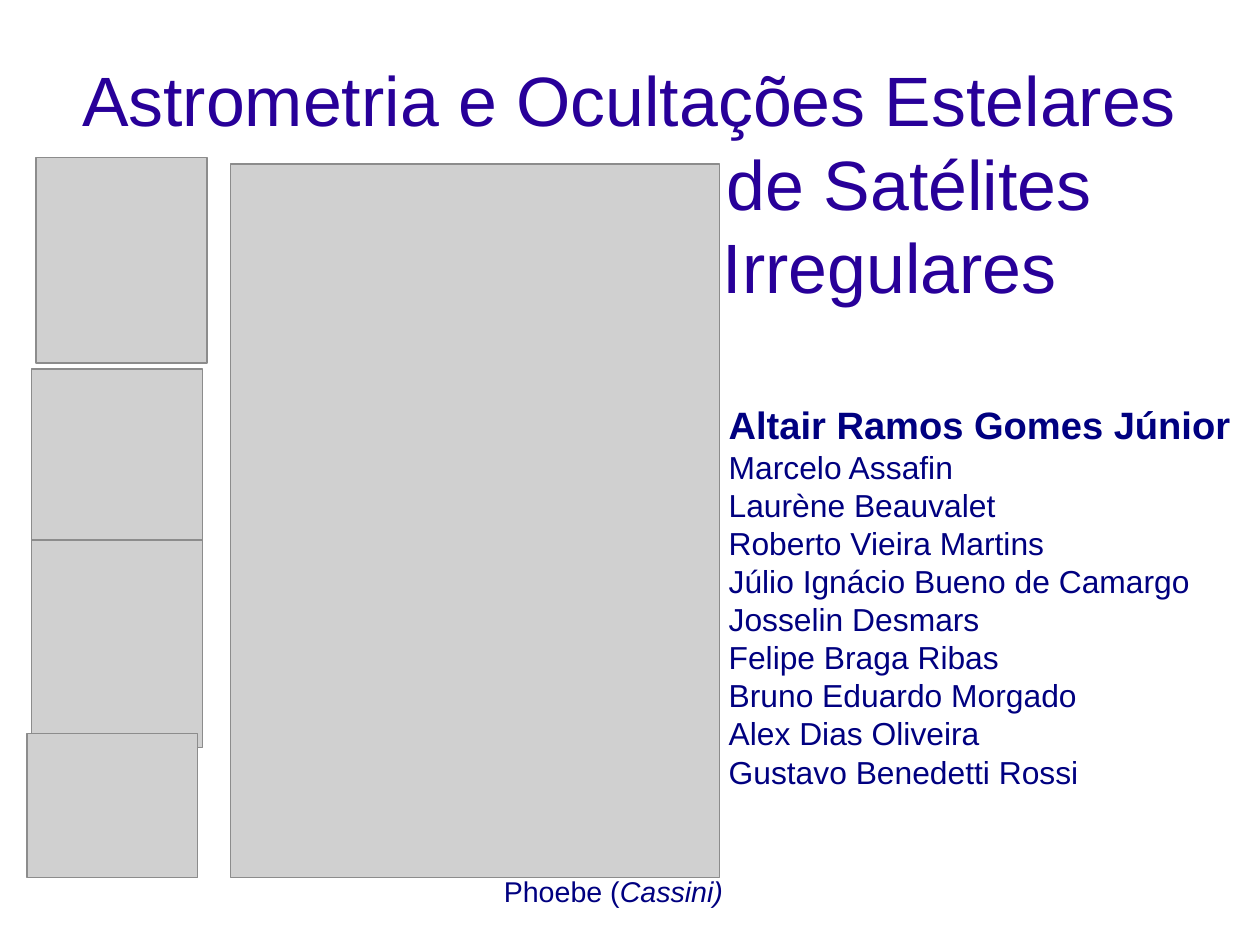
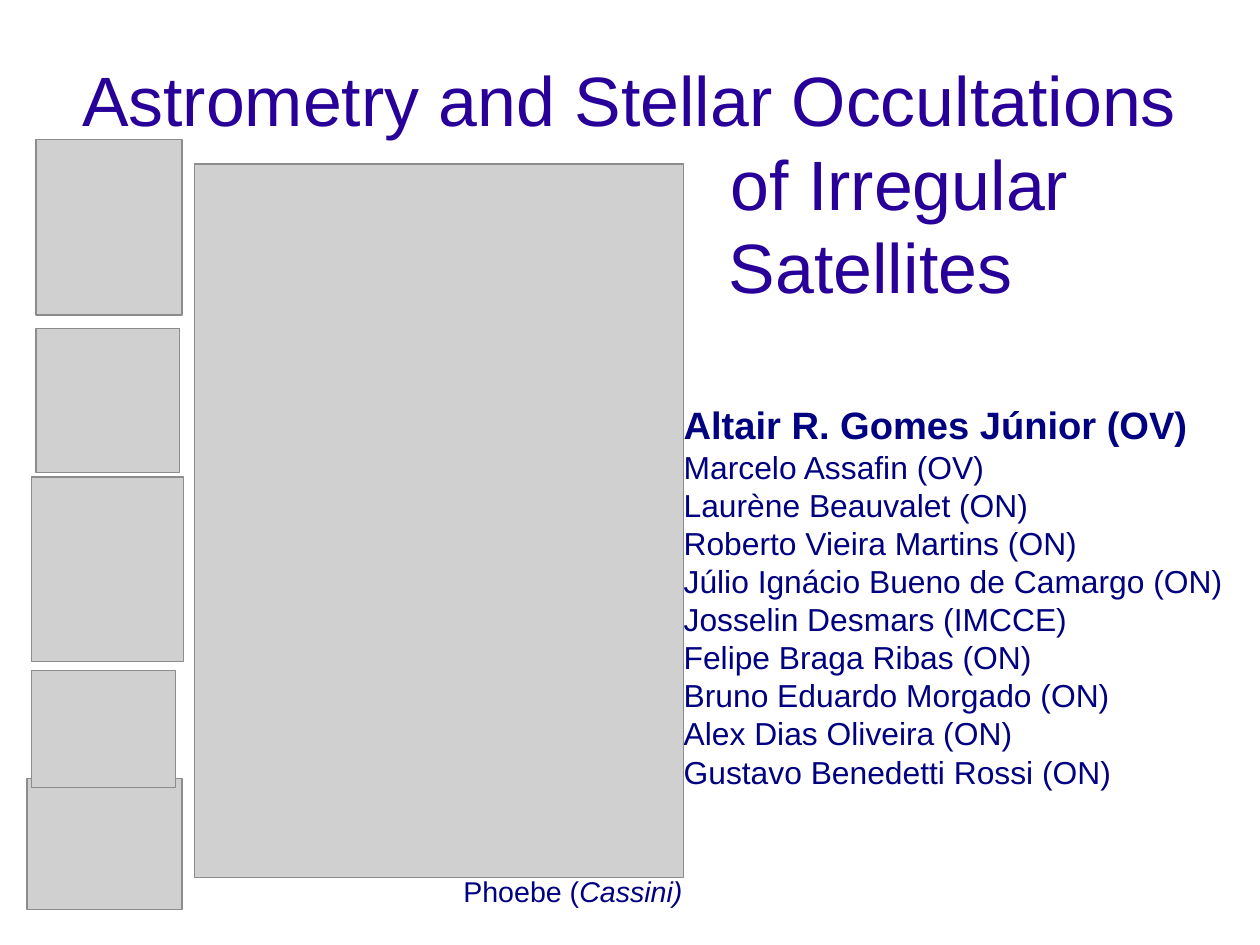
Before and after one commit to altairgomes/Latex, a slide deck: slide 1 of Poster-Apresentação/Taller2015-Altair.odp. Drawn at 1260x945 pixels with LibreOffice and Linux fonts; fonts in the diff are those of the drawing; grey boxes stand for pictures; background and template pictures are left out. Boxes give left, top, right and bottom in pixels: in the first picture for what was removed or moved away, otherwise in the second. Text is boxed around its words. In the diff, an @@ line names an element or a change of style, - is before the commit and + after.

```diff
--- a/Poster-Apresentação/Taller2015-Altair.odp
+++ b/Poster-Apresentação/Taller2015-Altair.odp
@@ title at (82,75,1176,294): text changed @@
-Astrometria e Ocultações Estelares
-de Satélites
-Irregulares
+Astrometry and Stellar Occultations
+of Irregular
+Satellites
@@ picture: place and size @@
-picture at (37,158,208,364)
+picture at (37,139,183,316)
@@ picture: place and size @@
-picture at (230,164,720,877)
+picture at (194,164,685,877)
@@ picture: place and size @@
-picture at (32,369,204,541)
+picture at (35,328,180,472)
@@ text at (684,411,1222,789): text changed @@
-Altair Ramos Gomes Júnior
-Marcelo Assafin
-Laurène Beauvalet
-Roberto Vieira Martins
-Júlio Ignácio Bueno de Camargo
-Josselin Desmars
-Felipe Braga Ribas
-Bruno Eduardo Morgado
-Alex Dias Oliveira
-Gustavo Benedetti Rossi
+Altair R. Gomes Júnior (OV)
+Marcelo Assafin (OV)
+Laurène Beauvalet (ON)
+Roberto Vieira Martins (ON)
+Júlio Ignácio Bueno de Camargo (ON)
+Josselin Desmars (IMCCE)
+Felipe Braga Ribas (ON)
+Bruno Eduardo Morgado (ON)
+Alex Dias Oliveira (ON)
+Gustavo Benedetti Rossi (ON)
@@ picture: place and size @@
-picture at (32,540,204,747)
+picture at (32,477,184,661)
@@ picture added at (32,671,176,788) @@
@@ picture: place and size @@
-picture at (27,734,199,878)
+picture at (27,779,183,910)
@@ text "Phoebe (Cassini)": place and size @@
-text "Phoebe (Cassini)" at (504,881,723,908)
+text "Phoebe (Cassini)" at (463,881,683,908)
```
Also in this commit, not shown: 4 other slides changed, 9 slides added, 9 slides removed, 5 other files.
